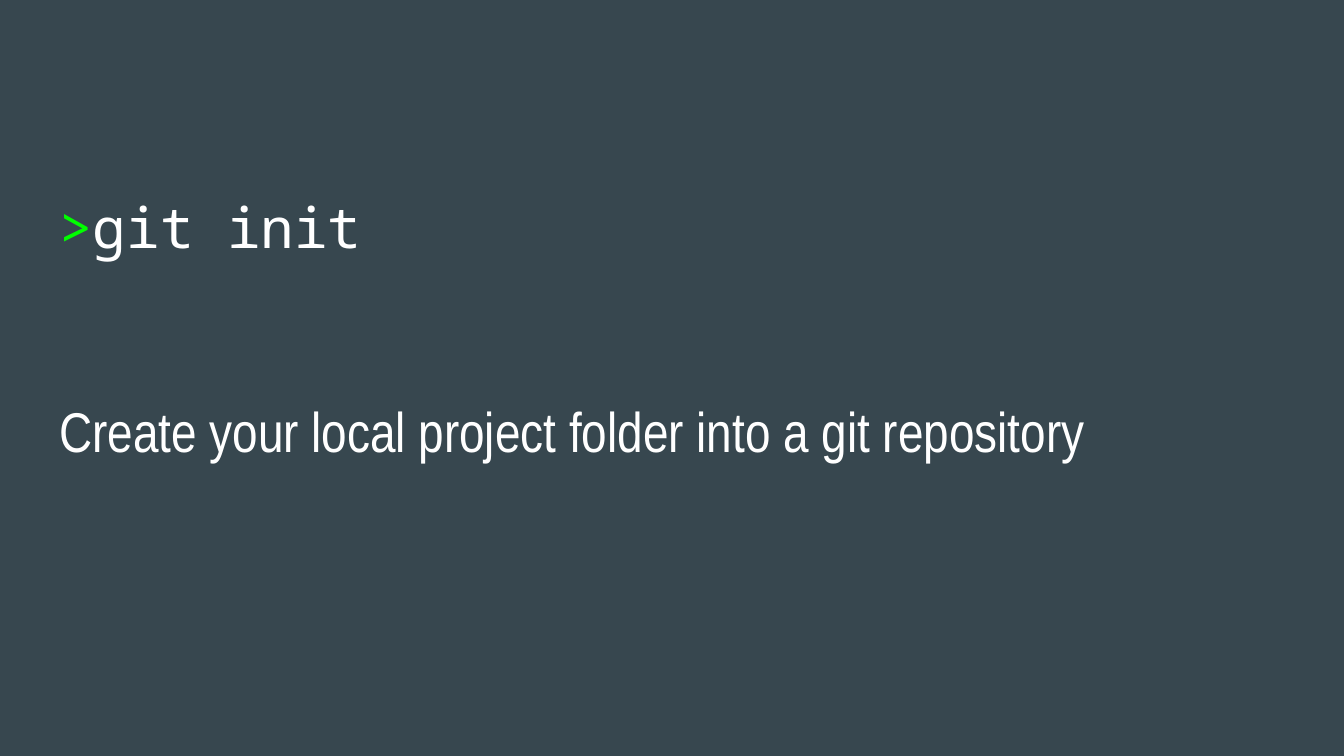
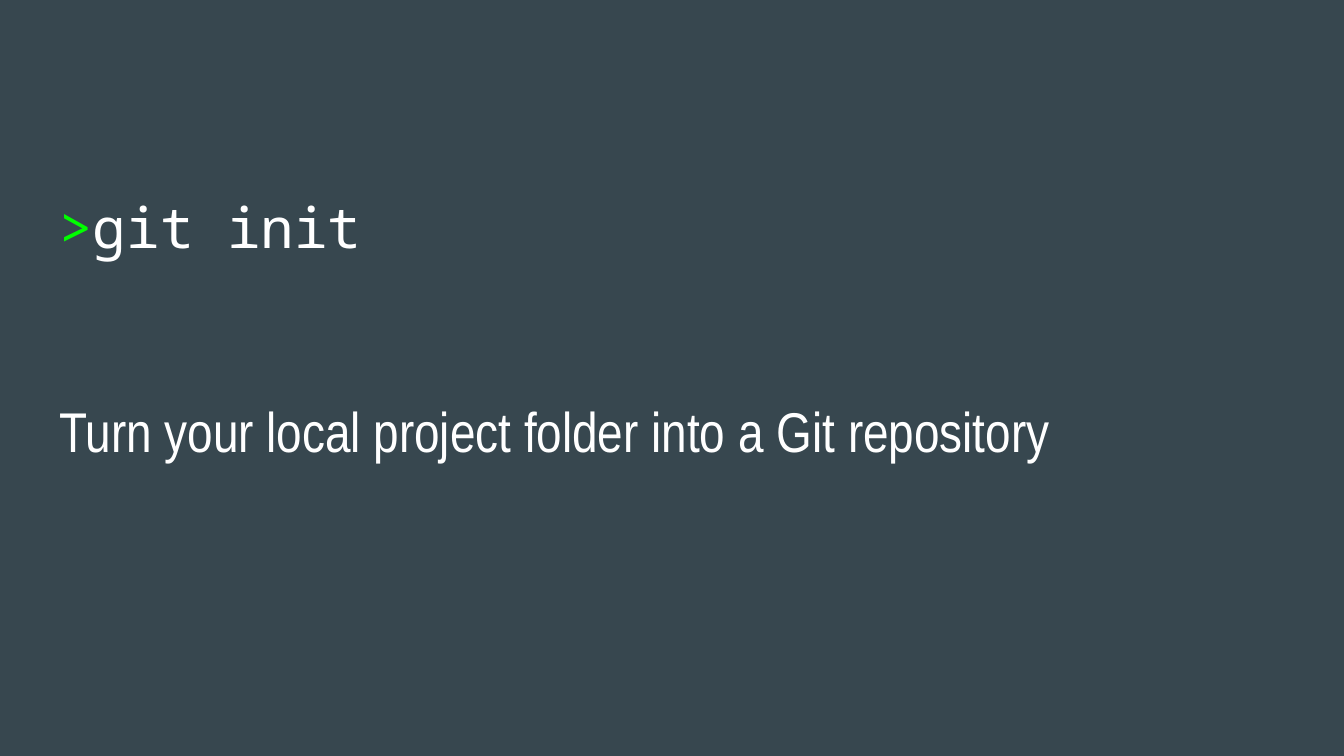
Before and after one commit to katannyak/WorkshopMaterials, a slide deck: slide 22 of git/hwt_study_git_intro.pptx (slide 30 before the commit). Drawn at 1344x756 pixels with LibreOffice and Linux fonts; fonts in the diff are those of the drawing. Boxes give left, top, right and bottom in pixels: in the first picture for what was removed or moved away, otherwise in the second. Text is boxed around its words. In the diff, an @@ line names an element or a change of style, - is before the commit and + after.

```diff
--- a/git/hwt_study_git_intro.pptx
+++ b/git/hwt_study_git_intro.pptx
@@ text at (59, 411, 1049, 462): text changed @@
-Create your local project folder into a git repository
+Turn your local project folder into a Git repository
```
Also in this commit, not shown: 14 other slides changed, 5 slides added, 1 slide removed, 1 other file.
